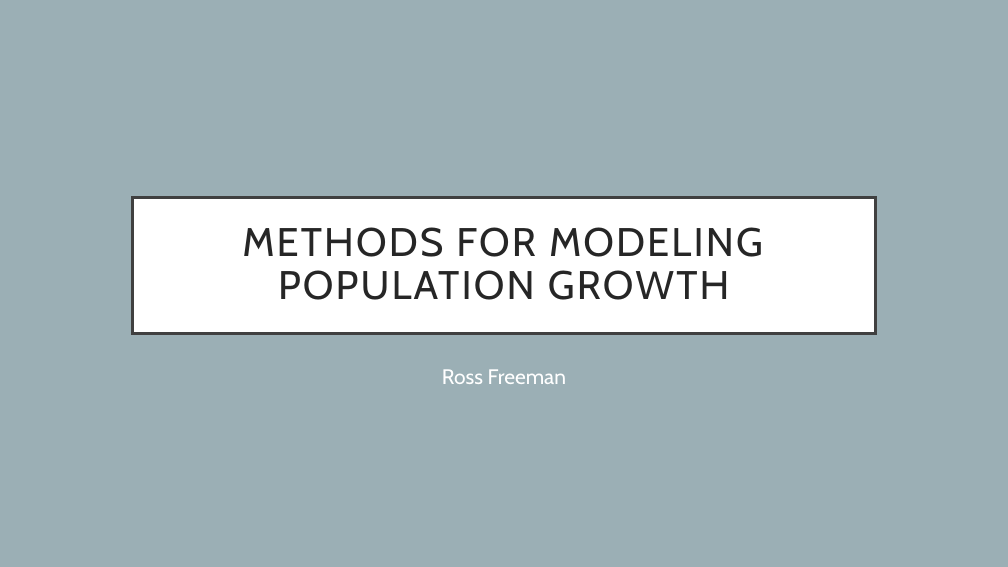
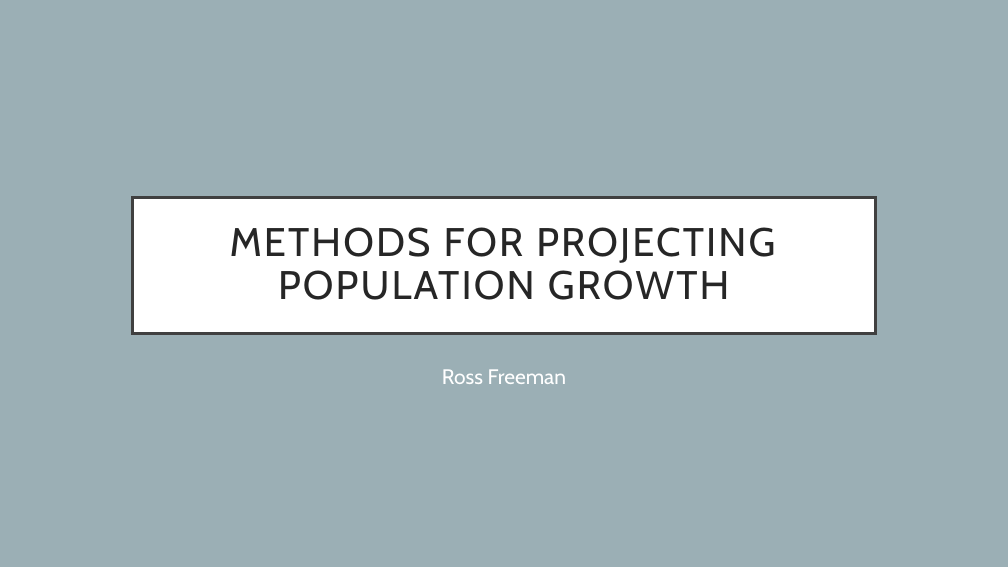
Before and after one commit to rfree18/math-modeling, a slide deck: slide 1 of final/pres.pptx. Drawn at 1008x567 pixels with LibreOffice and Linux fonts; fonts in the diff are those of the drawing. Boxes give left, top, right and bottom in pixels: in the first picture for what was removed or moved away, otherwise in the second. Text is boxed around its words. In the diff, an @@ line names an element or a change of style, - is before the commit and + after.

Commit message:
Update pres title

```diff
--- a/final/pres.pptx
+++ b/final/pres.pptx
@@ title at bbox=[230, 227, 775, 300]: text changed @@
-METHODS FOR MODELING POPULATION GROWTH
+METHODS FOR PROJECTING POPULATION GROWTH
```
